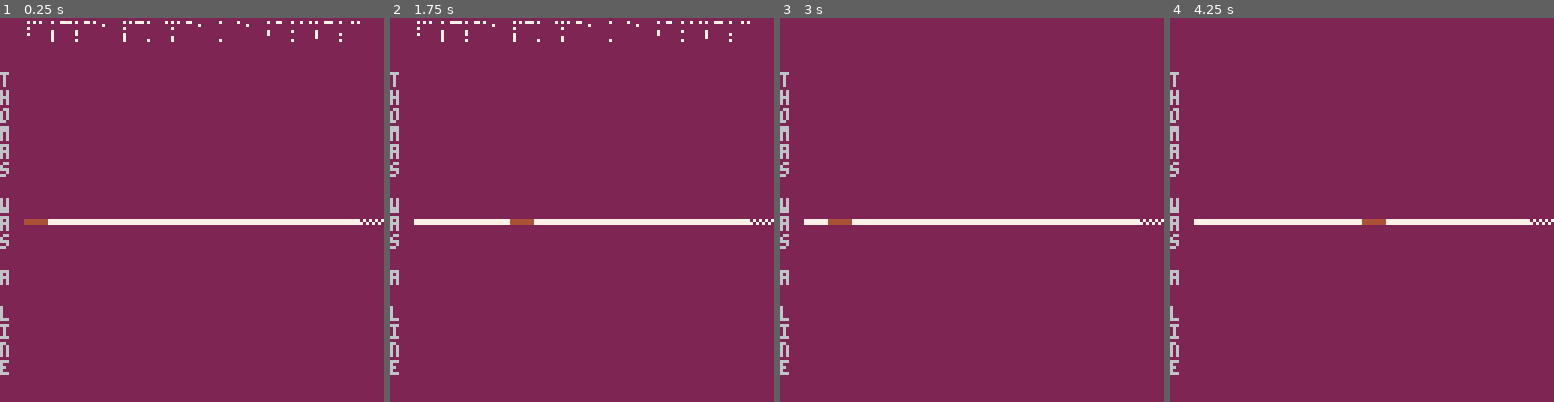
Above: before the commit, frames 1-4 (left to right).
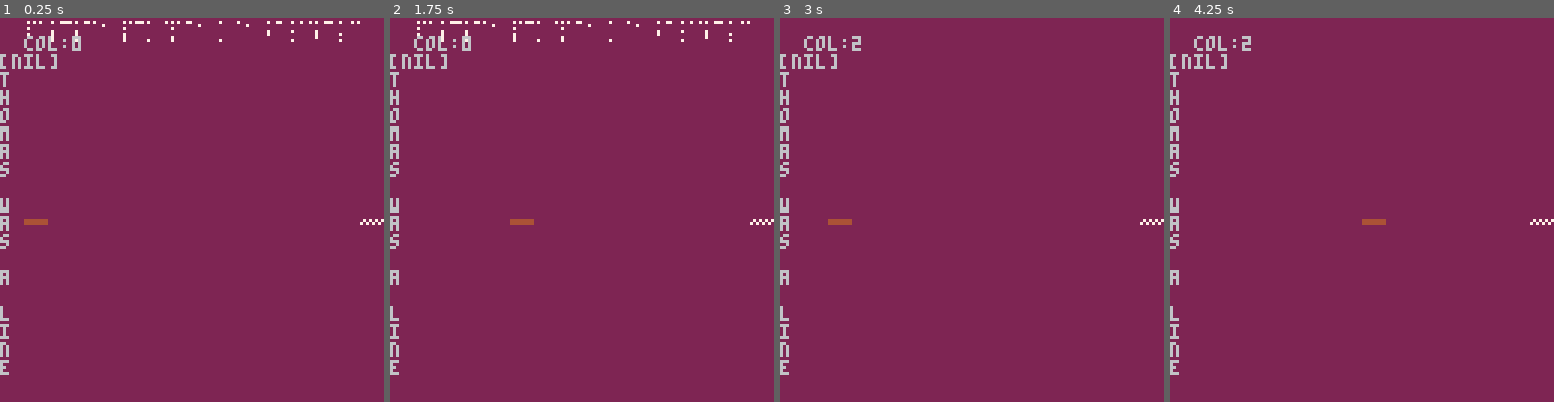
Above: after the commit, the same moments.

Repository: DoctorMikeReddy/Thomas-Was-a-Line
Game: PICO-8 cartridge thomas-was-a-line.p8
Two runs of this game, one before a commit and one after it. Both use one fixed random seed, a clock stepped at 60 frames per second and the inputs below.
Inputs:
- Up to frame 1 (0.25 s): no input
- Up to frame 2 (1.75 s): hold Right from 1.6 s (still down)
- Up to frame 3 (3 s): release Right at 2.1 s; hold Up 2.15-2.42 s; hold Right from 2.47 s (still down)
- Up to frame 4 (4.25 s): release Right at 3.03 s; hold Left 3.08-3.58 s; hold Down 3.63-3.97 s; hold Right from 4.02 s (still down)

The runs differ from the first frame. In frame 1, 1.7% of the frame differs, in the area x 0-94%, y 4-54%; in frame 2, 1.7%; in frame 3, 1.7%; in frame 4, 1.7%.

Commit message:
Screen transition success - Still basic

Diff:
--- a/thomas-was-a-line.p8
+++ b/thomas-was-a-line.p8
@@ -4,34 +4,41 @@
 function _init()
 x = 8
 y = 64
-level = 0
-
+l = 0
+lmsg="null"
 end
 
 function _update()
+  if (l==0) then
+    lmsg="  [arrow keys to move]"
+  else
+    lmsg="  [fin]"
+  end
   if btn(0) then x=x-8 end
   if btn(1) then x=x+8 end
 --  if btn(2) then y=y-8 end
 --  if btn(3) then y=y+8 end
   if (x<8) then x=8 end
+  -- level 0 hack for now
   if (x>120) then
     x=8
-    level+=1
+    l+=1
   end
   if (y<8) then y=8 end
-  if (y>120) then y=120 end
+  if (y>=120) then y=120 end
 end
 
 function _draw()
   cls(2)
-  map(level*127,0,0,0)
-  for l=1,14 do
-    spr(1,l*8,64)
-  end
+  map((l%16)*16,(flr(l/16)*16),0,0)
+  print("")
+  print("  col:"..l%16)
+--  print("  row:"..flr(l/16))
+  print(level_message)
+-- level 0 hack
   spr(17, 120,64)
-  print("")
-  print("")
-  print("")
+
+
   for i=1,17 do
     print(
       sub("thomas was a line",
@@ -90,4 +97,20 @@
 00000000000000000700000007000000000000000000000007000000070000000000000000000000070000000700000007000000000000000000000007000000
 00000000070000000000000007000000000000000700000000000000070000000000000007000000000000000000000007000000000000000700000000000000
 __map__
-00544f4d205741532041204c494e450000000000000000000000000000000000000000000000000000000000000000000000000000000000000000000000000000000000000000000000000000000000000000000000000000000000000000000000000000000000000000000000000000000000000000000000000000000000
+00544f4d205741532041204c494e450000535552452041532058204953205900000000000000000000000000000000000000000000000000000000000000000000000000000000000000000000000000000000000000000000000000000000000000000000000000000000000000000000000000000000000000000000000000
+0000000000000000000000000000000000000000000000000000000000000000000000000000000000000000000000000000000000000000000000000000000000000000000000000000000000000000000000000000000000000000000000000000000000000000000000000000000000000000000000000000000000000000
+0000000000000000000000000000000000000000000000000000000000000000000000000000000000000000000000000000000000000000000000000000000000000000000000000000000000000000000000000000000000000000000000000000000000000000000000000000000000000000000000000000000000000000
+0000000000000000000000000000000000000000000000000000000000000000000000000000000000000000000000000000000000000000000000000000000000000000000000000000000000000000000000000000000000000000000000000000000000000000000000000000000000000000000000000000000000000000
+0000000000000000000000000000000000000000000000000000000000000000000000000000000000000000000000000000000000000000000000000000000000000000000000000000000000000000000000000000000000000000000000000000000000000000000000000000000000000000000000000000000000000000
+0000000000000000000000000000000000000000000000000000000000000000000000000000000000000000000000000000000000000000000000000000000000000000000000000000000000000000000000000000000000000000000000000000000000000000000000000000000000000000000000000000000000000000
+0000000000000000000000000000000000000000000000000000000000000000000000000000000000000000000000000000000000000000000000000000000000000000000000000000000000000000000000000000000000000000000000000000000000000000000000000000000000000000000000000000000000000000
+0000000000000000000000000000000000000000000000000000000000000000000000000000000000000000000000000000000000000000000000000000000000000000000000000000000000000000000000000000000000000000000000000000000000000000000000000000000000000000000000000000000000000000
+0000000000000000000000000000000000000000000000000000000000000000000000000000000000000000000000000000000000000000000000000000000000000000000000000000000000000000000000000000000000000000000000000000000000000000000000000000000000000000000000000000000000000000
+0000000000000000000000000000000000000000000000000000000000000000000000000000000000000000000000000000000000000000000000000000000000000000000000000000000000000000000000000000000000000000000000000000000000000000000000000000000000000000000000000000000000000000
+0000000000000000000000000000000000000000000000000000000000000000000000000000000000000000000000000000000000000000000000000000000000000000000000000000000000000000000000000000000000000000000000000000000000000000000000000000000000000000000000000000000000000000
+0000000000000000000000000000000000000000000000000000000000000000000000000000000000000000000000000000000000000000000000000000000000000000000000000000000000000000000000000000000000000000000000000000000000000000000000000000000000000000000000000000000000000000
+0000000000000000000000000000000000000000000000000000000000000000000000000000000000000000000000000000000000000000000000000000000000000000000000000000000000000000000000000000000000000000000000000000000000000000000000000000000000000000000000000000000000000000
+0000000000000000000000000000000000000000000000000000000000000000000000000000000000000000000000000000000000000000000000000000000000000000000000000000000000000000000000000000000000000000000000000000000000000000000000000000000000000000000000000000000000000000
+0000000000000000000000000000000000000000000000000000000000000000000000000000000000000000000000000000000000000000000000000000000000000000000000000000000000000000000000000000000000000000000000000000000000000000000000000000000000000000000000000000000000000000
+0000000000000000000000000000000000000000000000000000000000000000000000000000000000000000000000000000000000000000000000000000000000000000000000000000000000000000000000000000000000000000000000000000000000000000000000000000000000000000000000000000000000000000
+0001000000000000000000000000000000000000000000000000000000000000000000000000000000000000000000000000000000000000000000000000000000000000000000000000000000000000000000000000000000000000000000000000000000000000000000000000000000000000000000000000000000000000
